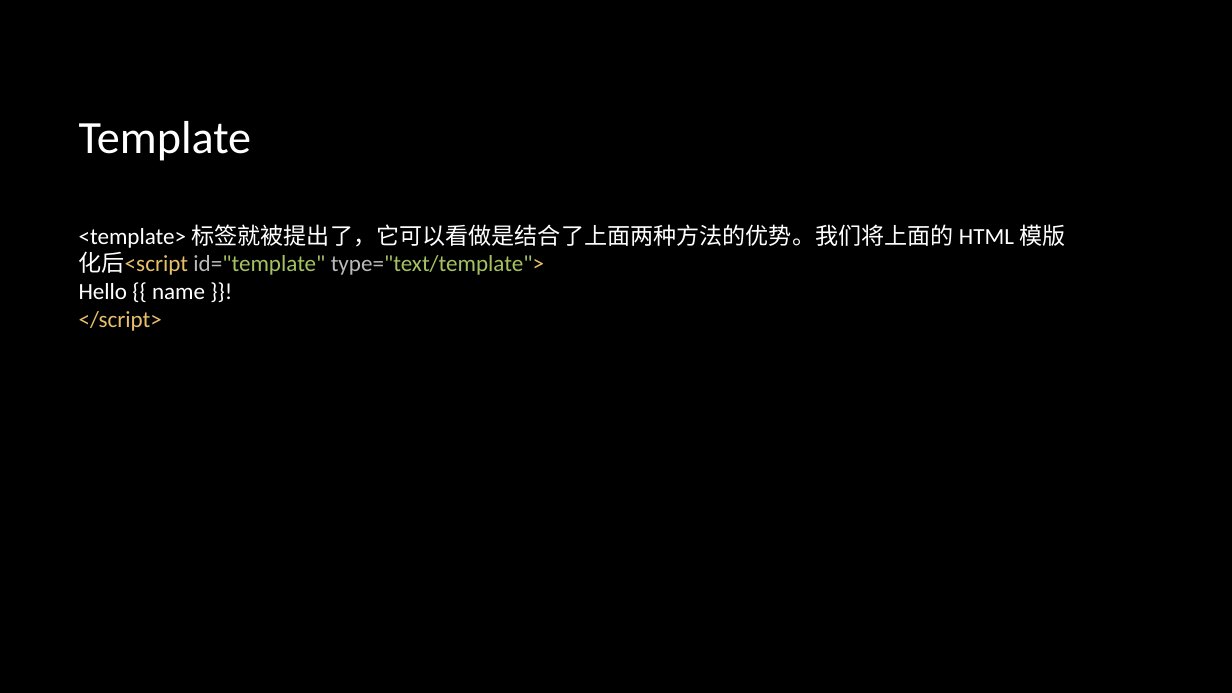
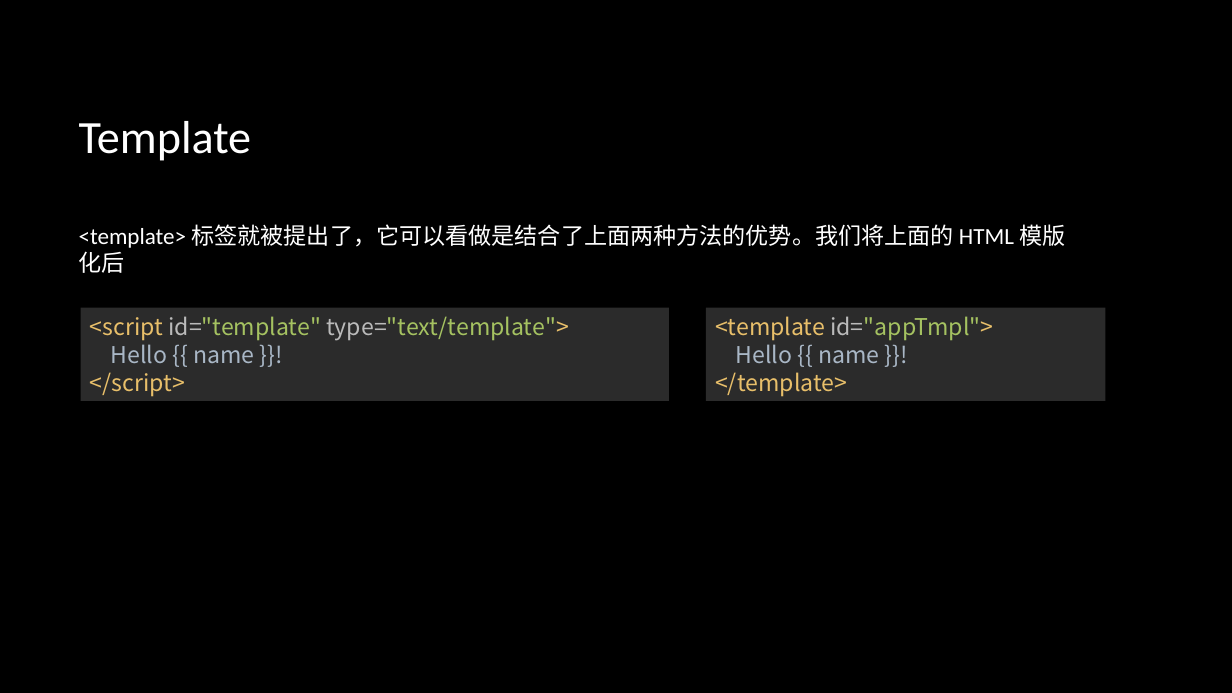
Before and after one commit to zhanglingkang/study, a slide deck: slide 5 of article/front-end/前端技术分享.pptx. Drawn at 1232x693 pixels with LibreOffice and Linux fonts; fonts in the diff are those of the drawing; background and template pictures are left out. Boxes give left, top, right and bottom in pixels: in the first picture for what was removed or moved away, otherwise in the second. Text is boxed around its words. In the diff, an @@ line names an element or a change of style, - is before the commit and + after.

```diff
--- a/article/front-end/前端技术分享.pptx
+++ b/article/front-end/前端技术分享.pptx
@@ text at [79, 224, 1065, 273]: text changed @@
-<template> 标签就被提出了，它可以看做是结合了上面两种方法的优势。我们将上面的 HTML 模版化后<script id="template" type="text/template">
-Hello {{ name }}!
-</script>
+<template> 标签就被提出了，它可以看做是结合了上面两种方法的优势。我们将上面的 HTML 模版化后
@@ rectangle added at [80, 308, 669, 401], fill #2B2B2B, 18 pt, text #A5C261 @@
+<script id="template" type="text/template">
+Hello {{ name }}!
+</script>
@@ rectangle added at [706, 308, 1105, 401], fill #2B2B2B, 18 pt, text #E8BF6A @@
+<template id="appTmpl">
+Hello {{ name }}!
+</template>
```
Also in this commit, not shown: 2 slides added, 1 other file.
